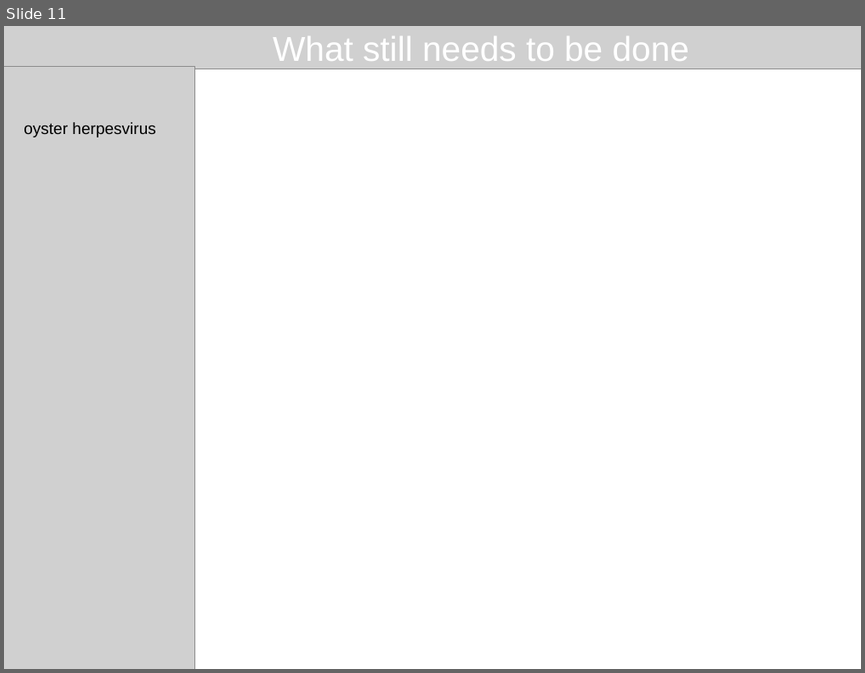
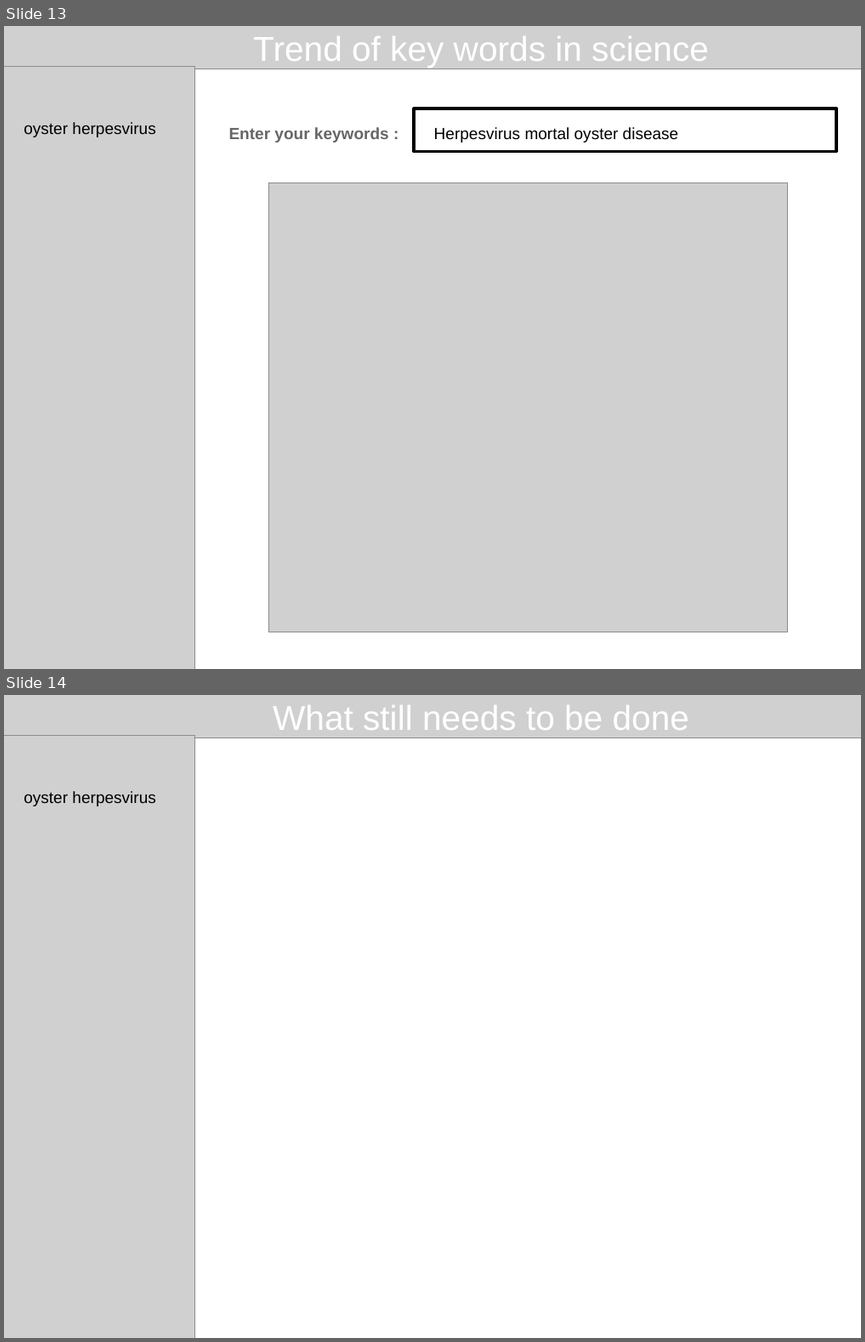
Before and after one commit to propan2one/BibliographeR, a slide deck: slidesUser2019.odp. Shown one above the other, each under a label of ours: slide 11 before the commit, slides 13 and 14 after it. The pictures are 865x673 and 865x1342 pixels, drawn with LibreOffice and Linux fonts; fonts in the diff are those of the drawing; grey boxes stand for pictures. Boxes give left, top, right and bottom in pixels: in the first picture for what was removed or moved away, otherwise in the second. Text is boxed around its words. In the diff, an @@ line names an element or a change of style, - is before the commit and + after.

```diff
--- a/slidesUser2019.odp
+++ b/slidesUser2019.odp
@@ slide 13 added at (4, 26, 861, 669), background #FFFFFF @@
@@ picture added at (4, 26, 861, 69) @@
@@ title added at (253, 36, 709, 68), 32 pt, text #FFFFFF @@
+Trend of key words in science
@@ picture added at (4, 67, 195, 669) @@
@@ text added at (24, 122, 155, 137), 15 pt, text #000000 @@
+oyster herpesvirus
@@ text added at (229, 127, 389, 142), 15 pt, text #666666, bold @@
+Enter your keywords :
@@ rectangle added at (415, 108, 837, 151), fill #FFFFFF, outline #000000 2.89 pt @@
@@ text added at (434, 127, 679, 142), 15 pt, text #000000 @@
+Herpesvirus mortal oyster disease
@@ picture added at (268, 182, 788, 632) @@
@@ what was slide 11 is now slide 14 @@
```
Also in this commit, not shown: 3 slides changed, 2 other slides added.
